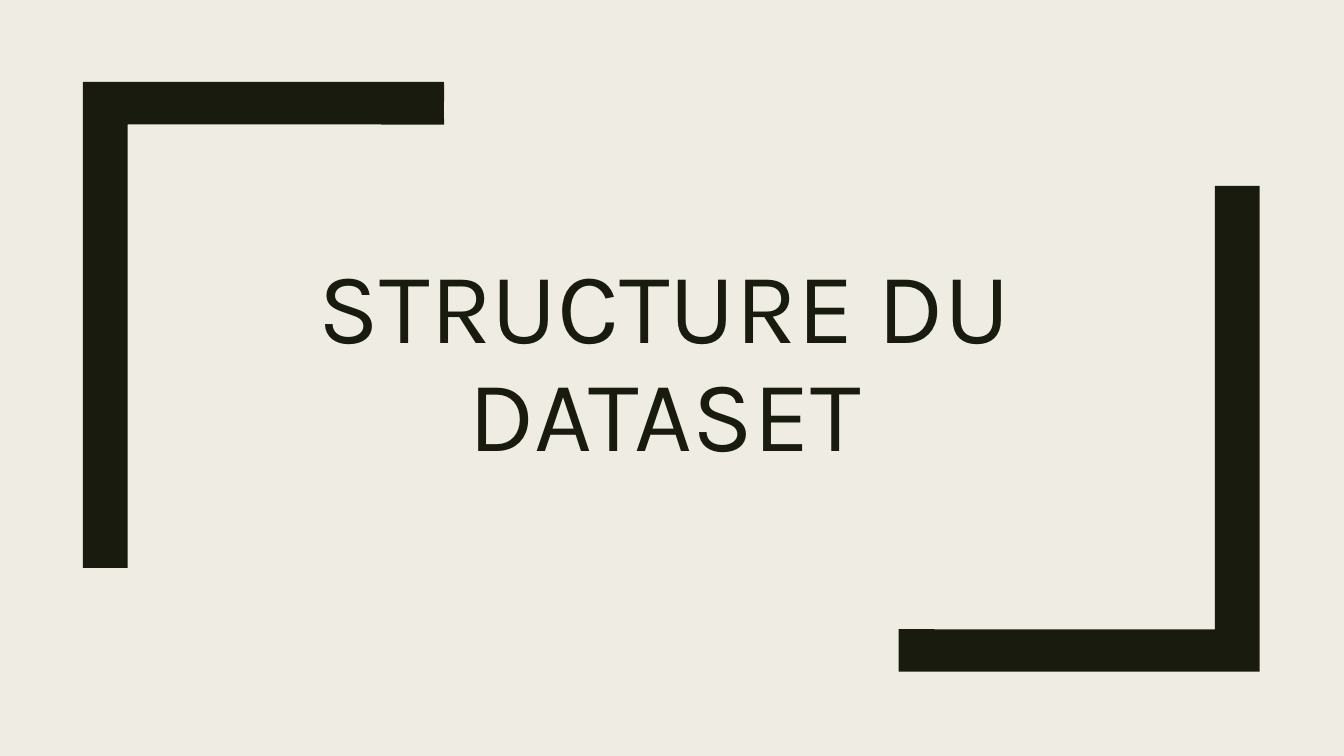
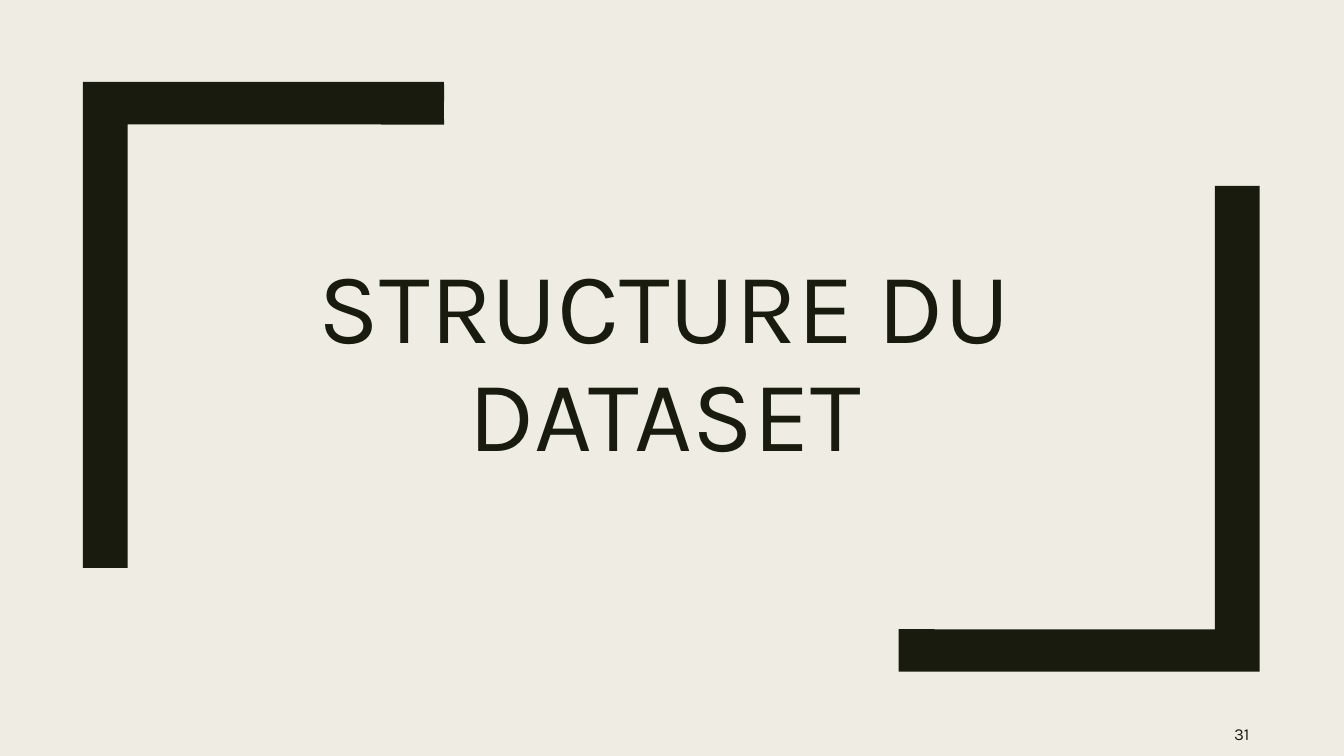
Before and after one commit to natane07/PA-MachineLearning-3ESGI, a slide deck: slide 31 of Project/Docs/Slides/PPT_PA.pptx. Drawn at 1344x756 pixels with LibreOffice and Linux fonts; fonts in the diff are those of the drawing. Boxes give left, top, right and bottom in pixels: in the first picture for what was removed or moved away, otherwise in the second. Text is boxed around its words. In the diff, an @@ line names an element or a change of style, - is before the commit and + after.

```diff
--- a/Project/Docs/Slides/PPT_PA.pptx
+++ b/Project/Docs/Slides/PPT_PA.pptx
@@ page number added at <box>1234,729,1249,740</box>, 12 pt, text #191B0E @@
+31
```
Also in this commit, not shown: 41 other slides changed, 1 other file.
